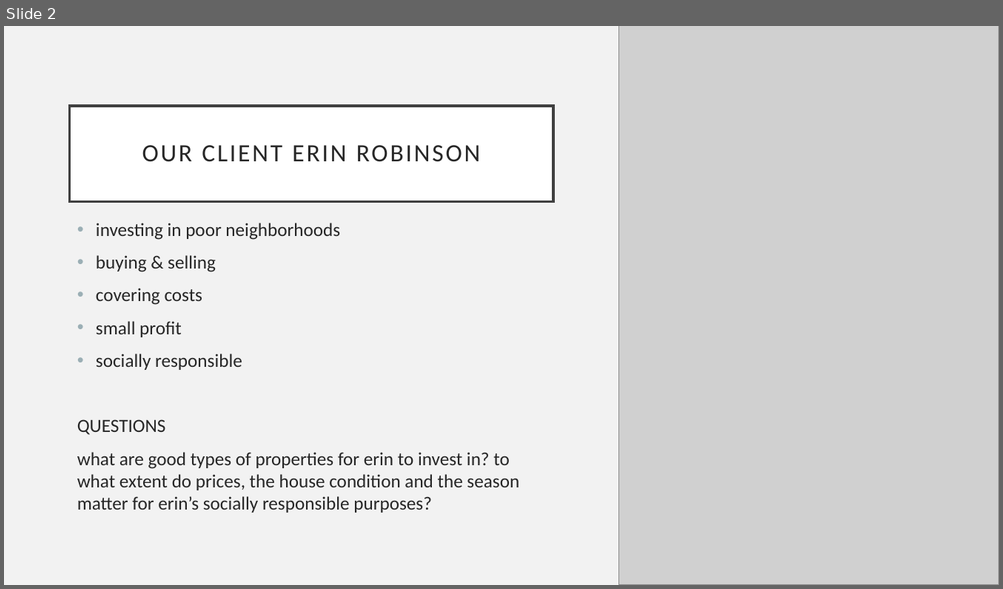
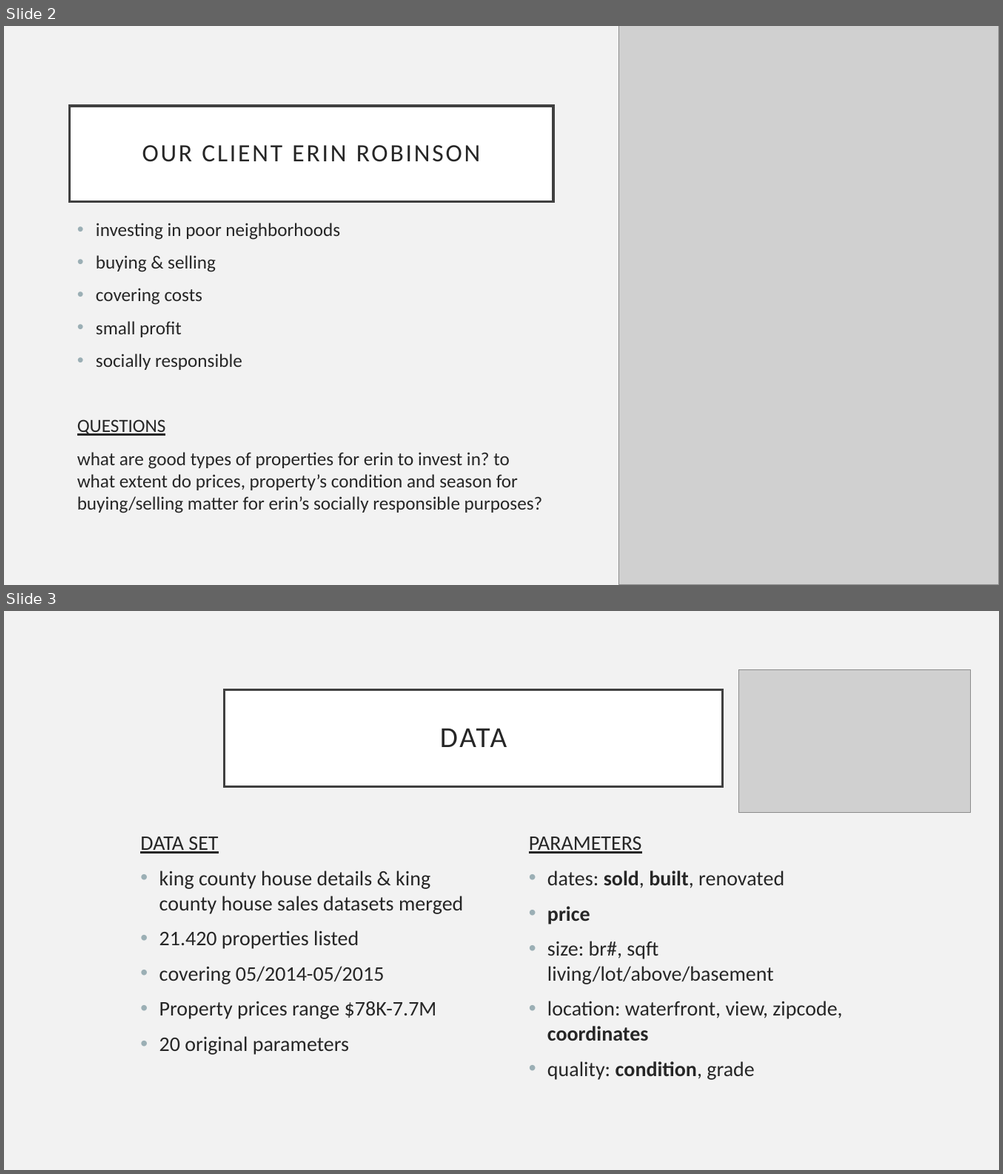
Before and after one commit to shnitzle/eda_project, a slide deck: mjr_folder/presentation/Presentation_Properties_Erin_Robinson.pptx. Shown one above the other, each under a label of ours: slide 2 before the commit, slides 2 and 3 after it. The pictures are 1003x589 and 1003x1174 pixels, drawn with LibreOffice and Linux fonts; fonts in the diff are those of the drawing; grey boxes stand for pictures. Boxes give left, top, right and bottom in pixels: in the first picture for what was removed or moved away, otherwise in the second. Text is boxed around its words. In the diff, an @@ line names an element or a change of style, - is before the commit and + after.

```diff
--- a/mjr_folder/presentation/Presentation_Properties_Erin_Robinson.pptx
+++ b/mjr_folder/presentation/Presentation_Properties_Erin_Robinson.pptx
@@ slide 3 added at (4, 611, 999, 1170), background #F2F2F2 @@
@@ picture added at (739, 670, 970, 812) @@
@@ title added at (224, 689, 723, 786), fill #FFFFFF, outline #404040 2.5 pt, 28 pt, text #262626 @@
+DATA
@@ text added at (140, 837, 463, 1055), 20 pt, text #262626 @@
+DATA SET
+• king county house details & king county house sales datasets merged
+• 21.420 properties listed
+• covering 05/2014-05/2015
+• Property prices range $78K-7.7M
+• 20 original parameters
@@ text added at (529, 837, 842, 1080), 20 pt, text #262626 @@
+PARAMETERS
+• dates: sold, built, renovated
+• price
+• size: br#, sqft living/lot/above/basement
+• location: waterfront, view, zipcode, coordinates
+• quality: condition, grade
@@ slide 2 changed as well @@
@@ text at (77, 420, 166, 436): underline on in "QUESTIONS" @@
@@ text at (77, 452, 543, 514): text changed @@
-what are good types of properties for erin to invest in? to what extent do prices, the house condition and the season matter for erin’s socially responsible purposes?
+what are good types of properties for erin to invest in? to what extent do prices, property’s condition and season for buying/selling matter for erin’s socially responsible purposes?
```
Also in this commit, not shown: 6 other slides changed, 1 slide removed, 5 other files.
